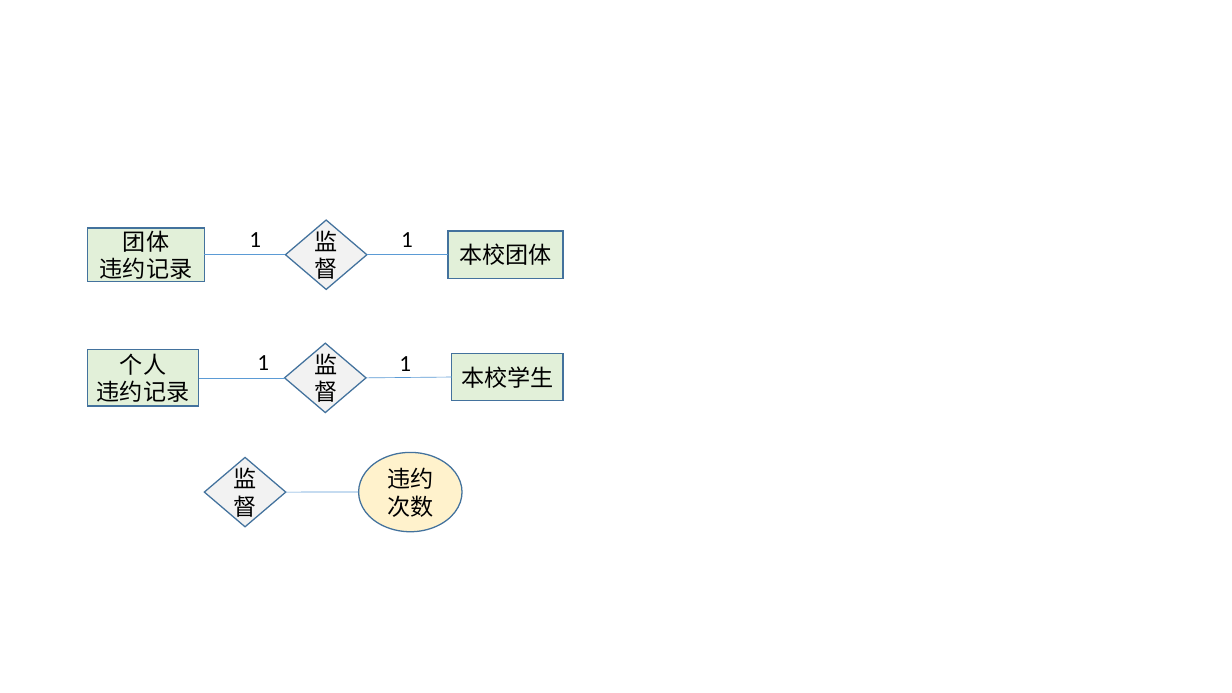
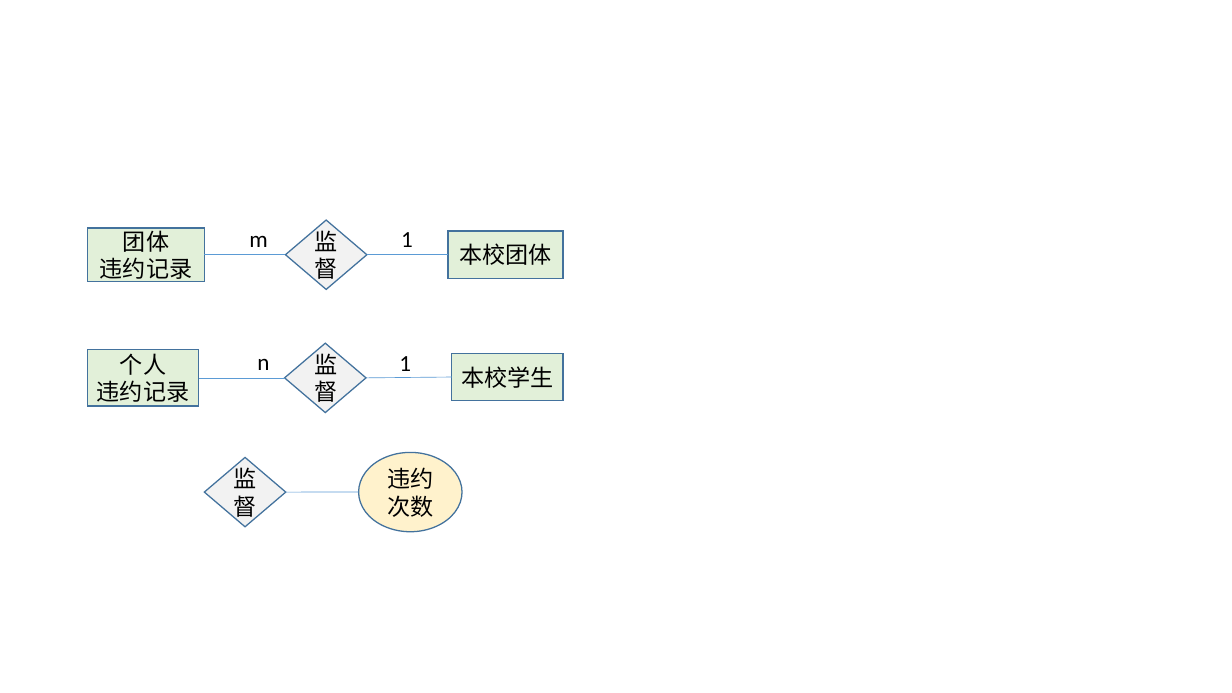
Before and after one commit to huangqiuyu/Database_BUAA, a slide deck: slide 8 of ours/E-R图初稿.pptx. Drawn at 1232x693 pixels with LibreOffice and Linux fonts; fonts in the diff are those of the drawing. Boxes give left, top, right and bottom in pixels: in the first picture for what was removed or moved away, otherwise in the second. Text is boxed around its words. In the diff, an @@ line names an element or a change of style, - is before the commit and + after.

```diff
--- a/ours/E-R图初稿.pptx
+++ b/ours/E-R图初稿.pptx
@@ text at (x1=249, y1=235, x2=267, y2=247): text changed @@
-1
+m
@@ text at (x1=257, y1=358, x2=269, y2=370): text changed @@
-1
+n
```
Also in this commit, not shown: 3 other slides changed, 3 other files.
